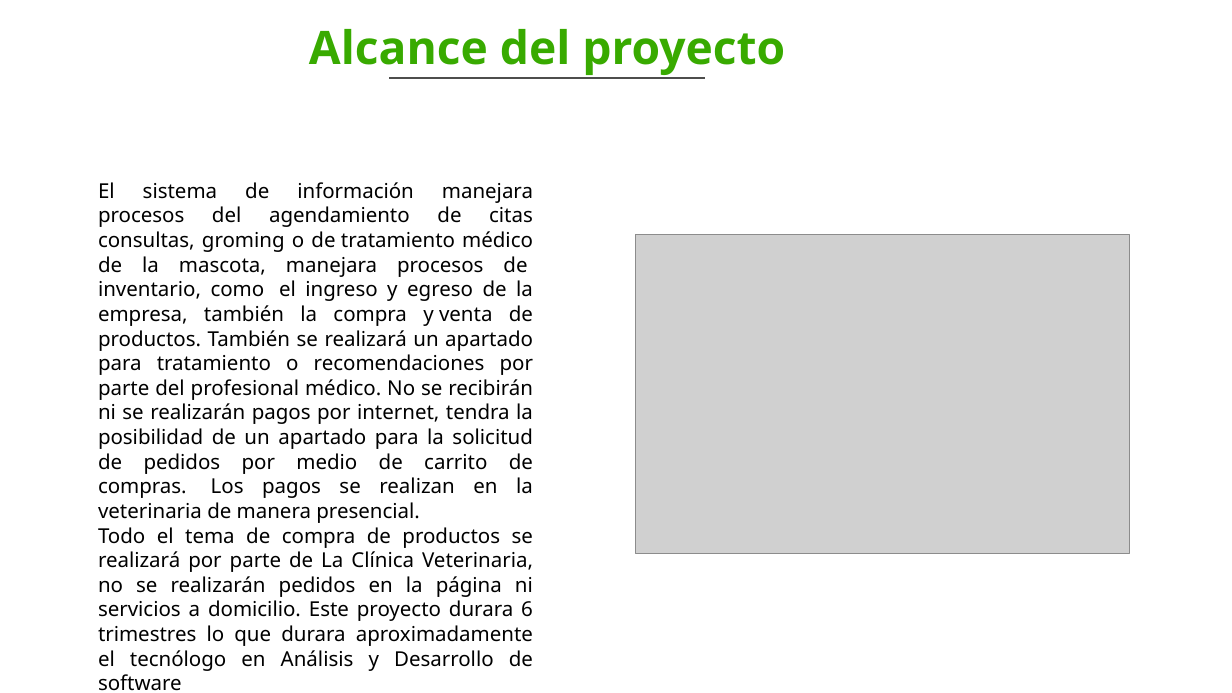
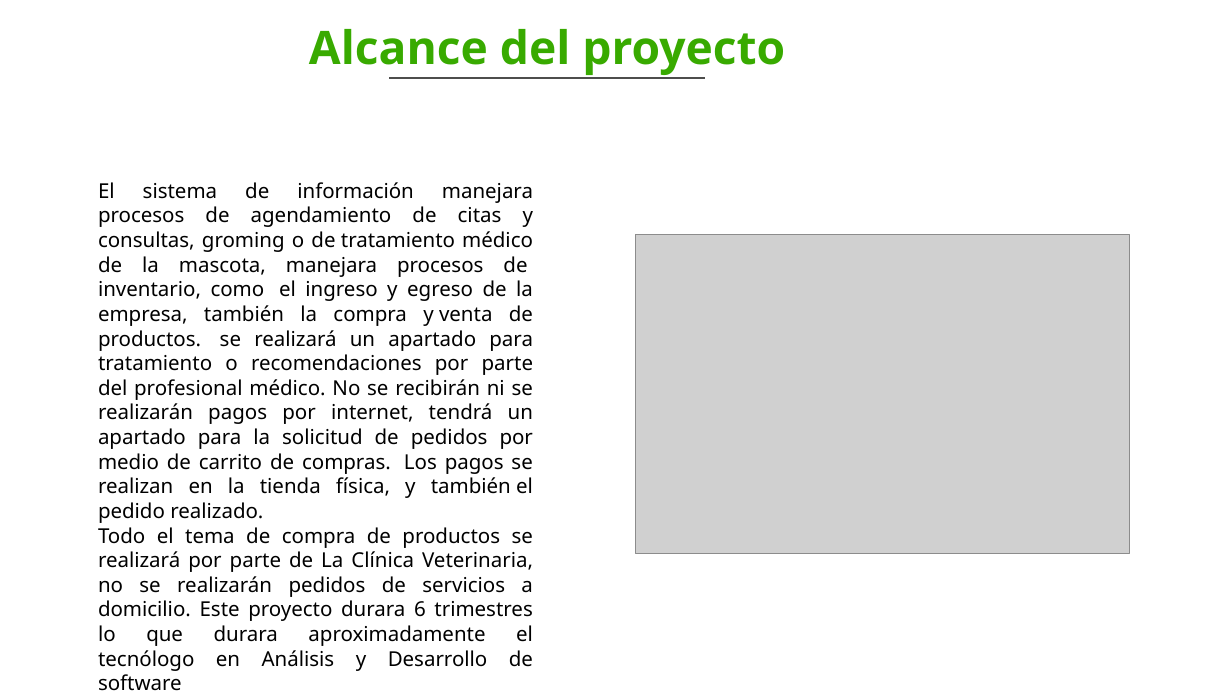
Before and after one commit to MrLeeHub2006/JAME, a slide deck: slide 5 of JAME.pptx. Drawn at 1232x693 pixels with LibreOffice and Linux fonts; fonts in the diff are those of the drawing; grey boxes stand for pictures; background and template pictures are left out. Boxes give left, top, right and bottom in pixels: in the first picture for what was removed or moved away, otherwise in the second. Text is boxed around its words. In the diff, an @@ line names an element or a change of style, - is before the commit and + after.

```diff
--- a/JAME.pptx
+++ b/JAME.pptx
@@ text at <box>98,182,533,691</box>: text changed @@
-El sistema de información manejara procesos del agendamiento de citas consultas, groming o de tratamiento médico de la mascota, manejara procesos de inventario, como el ingreso y egreso de la empresa, también la compra y venta de productos. También se realizará un apartado para tratamiento o recomendaciones por parte del profesional médico. No se recibirán ni se realizarán pagos por internet, tendra la posibilidad de un apartado para la solicitud de pedidos por medio de carrito de compras. Los pagos se realizan en la veterinaria de manera presencial.
-Todo el tema de compra de productos se realizará por parte de La Clínica Veterinaria, no se realizarán pedidos en la página ni servicios a domicilio. Este proyecto durara 6 trimestres lo que durara aproximadamente el tecnólogo en Análisis y Desarrollo de software
+El sistema de información manejara procesos de agendamiento de citas y consultas, groming o de tratamiento médico de la mascota, manejara procesos de inventario, como el ingreso y egreso de la empresa, también la compra y venta de productos. se realizará un apartado para tratamiento o recomendaciones por parte del profesional médico. No se recibirán ni se realizarán pagos por internet, tendrá un apartado para la solicitud de pedidos por medio de carrito de compras. Los pagos se realizan en la tienda física, y también el pedido realizado.
+Todo el tema de compra de productos se realizará por parte de La Clínica Veterinaria, no se realizarán pedidos de servicios a domicilio. Este proyecto durara 6 trimestres lo que durara aproximadamente el tecnólogo en Análisis y Desarrollo de software
```
Also in this commit, not shown: 4 other slides changed, 5 slides added.
